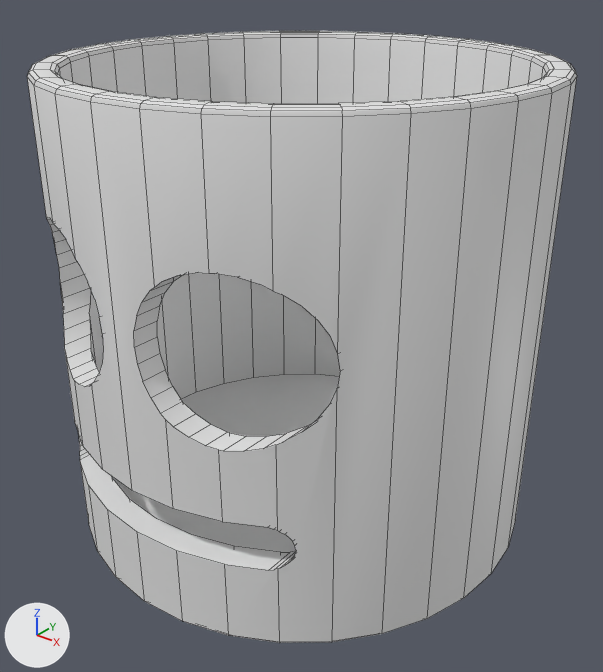
Renders of the Blender file models/CupPlayer.blend from each side of a commit.
Camera for both pictures: a 50 mm lens placed at (0.803, -0.999, 1.207), pointed at (-0.016, 0.025, 0.572). The lights are fixed; the arrows at lower left show +X, +Y and +Z. Mesh edges are drawn as thin lines.

Names of what the first picture shows: 'Body'.
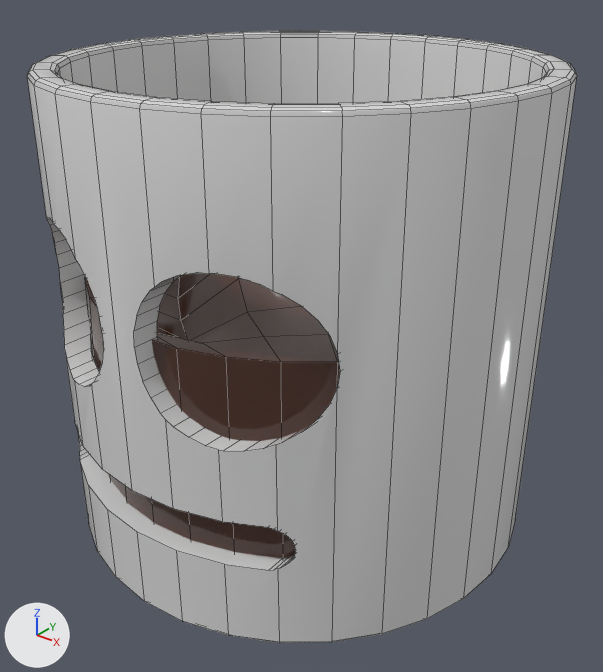
Scene script edits in JSON lines:
```json
{"op": "add", "block": "mat_whiteceamic", "code": ["mat_whiteceamic = principled_material('WhiteCeamic')", "mat_whiteceamic.base_color = (0.698, 0.698, 0.698)  # light grey #dadada", "mat_whiteceamic.roughness = 0.0855", "mat_whiteceamic.specular_ior_level = 0.225"]}
{"op": "add", "block": "mat_coffee", "code": ["mat_coffee = principled_material('Coffee')", "mat_coffee.base_color = (0.0668, 0.0181, 0.00672)  # brown #492513", "mat_coffee.roughness = 0.0907", "mat_coffee.alpha = 0.984", "mat_coffee.specular_ior_level = 0.961"]}
{"block": "me_cylinder", "where": "me_cylinder.from_pydata(...)  # 538 vertices, 377 faces; spans x -1.0..1.0, y -1.0..1.0, z -1.0..1.0"}
{"op": "add", "block": "me_cylinder", "code": "me_cylinder.materials.append(mat_whiteceamic)  # light grey #dadada"}
{"op": "add", "block": "me_cylinder_001", "code": ["me_cylinder_001 = bpy.data.meshes.new('Cylinder.001')", "me_cylinder_001.from_pydata(...)  # 113 vertices, 96 faces; spans x -1.01..1.0, y -1.0..1.0, z -1.0..1.14", "me_cylinder_001.polygons.foreach_set('use_smooth', [True] * 96)", "me_cylinder_001.materials.append(mat_coffee)  # brown #492513"]}
{"op": "add", "block": "ob_coffee_in_cub", "code": ["ob_coffee_in_cub = bpy.data.objects.new('Coffee_In_cub', me_cylinder_001)", "ob_coffee_in_cub.location = (0.034, -0.03, 0.56)", "ob_coffee_in_cub.scale = (0.347, 0.347, 0.181)"]}
```

Pixel boxes [x1, y1, x2, y2] of what changed, in the pictures (603 x 672 px):
```json
{"object": "Coffee_In_cub", "change": "added", "after": [85, 273, 340, 558]}
```
